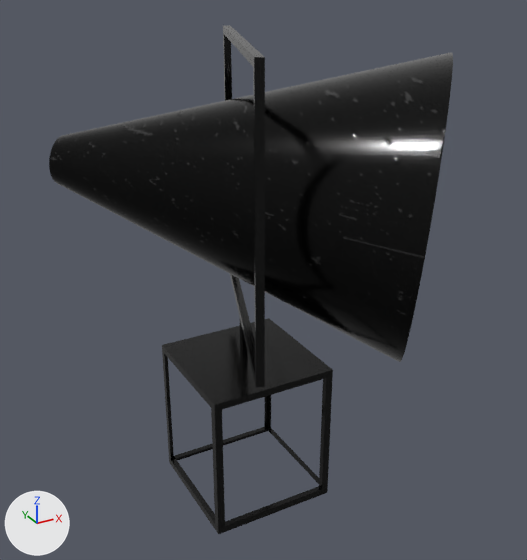
What one commit did to the glTF model docs/fluesterkonus.glb.
The view is the same before and after, from a camera (50 mm lens) standing at (-2.38, -4.58, 4.13) and looking at (0.07, -0.12, 1.91). Every picture has the same lights, and +X, +Y and +Z are marked at lower left. Where no turn or scale is listed for an object, it has been applied to the vertices.

Objects in the first picture: 'Cube', 'frame', 'reflector'.
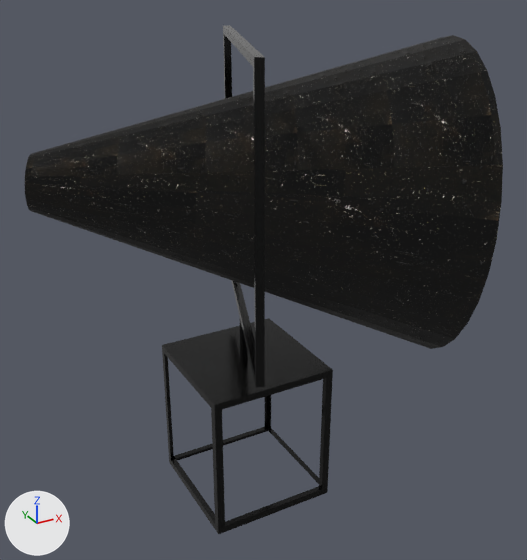
The newer file is also rescaled (x0.66), turned or shifted as a whole; pictures and numbers use the older file's frame.

Patch to the scene script:
```diff
--- a/docs/fluesterkonus.glb.py
+++ b/docs/fluesterkonus.glb.py
@@ img_horn_dark_512 @@
+img_horn_dark_512 = load_image('horn_dark_512', '_unpacked/horn_dark_512', 512, 512, 'sRGB')
@@ mat_material_001 @@
 mat_material_001 = bpy.data.materials.new('Material.001')
-# nodes: BsdfPrincipled, Math, NormalMap, OutputMaterial, SeparateColor, TexImage x2
-# colours: black #222222
+# nodes: BsdfPrincipled, Math, NormalMap, OutputMaterial, SeparateColor, TexImage x3
 # uses the picture img_horn_00_inverted
 # uses the picture img_horn_00_normal
+# uses the picture img_horn_dark_512
@@ me_cylinder_001 @@
+me_cylinder_001.from_pydata(...)  # 128 vertices, 256 faces; spans x -1.73..1.5, y -1.5..0.81, z -1.24..1.07
+me_cylinder_001.materials.append(mat_material_001)
@@ ob_reflector @@
-ob_reflector = bpy.data.objects.new('reflector', me_cylinder)
-ob_reflector.location = (0.21, -0.026, 2.57)
@@ ob_horn_001 @@
+ob_horn_001 = bpy.data.objects.new('horn.001', me_cylinder_001)
+ob_horn_001.location = (0.229, -0.087, 2.576)
```

Changed parts and their boxes (x1, y1, x2, y2) in the pictures (527 x 560 px):
'horn.001', added: after (25, 35, 503, 349)
'reflector', deleted: before (49, 53, 453, 362)
